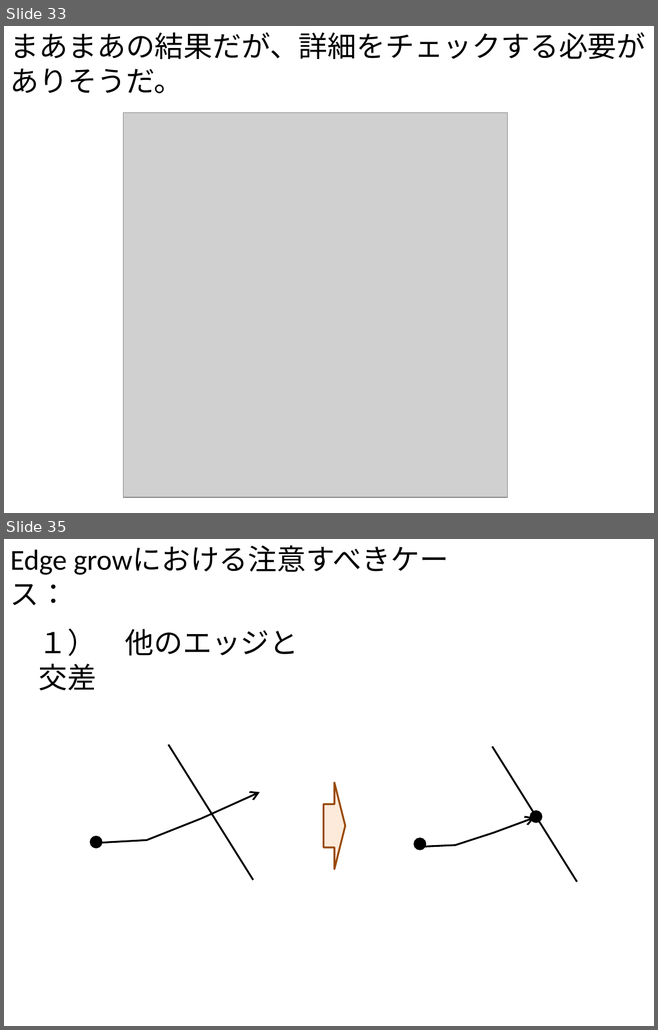
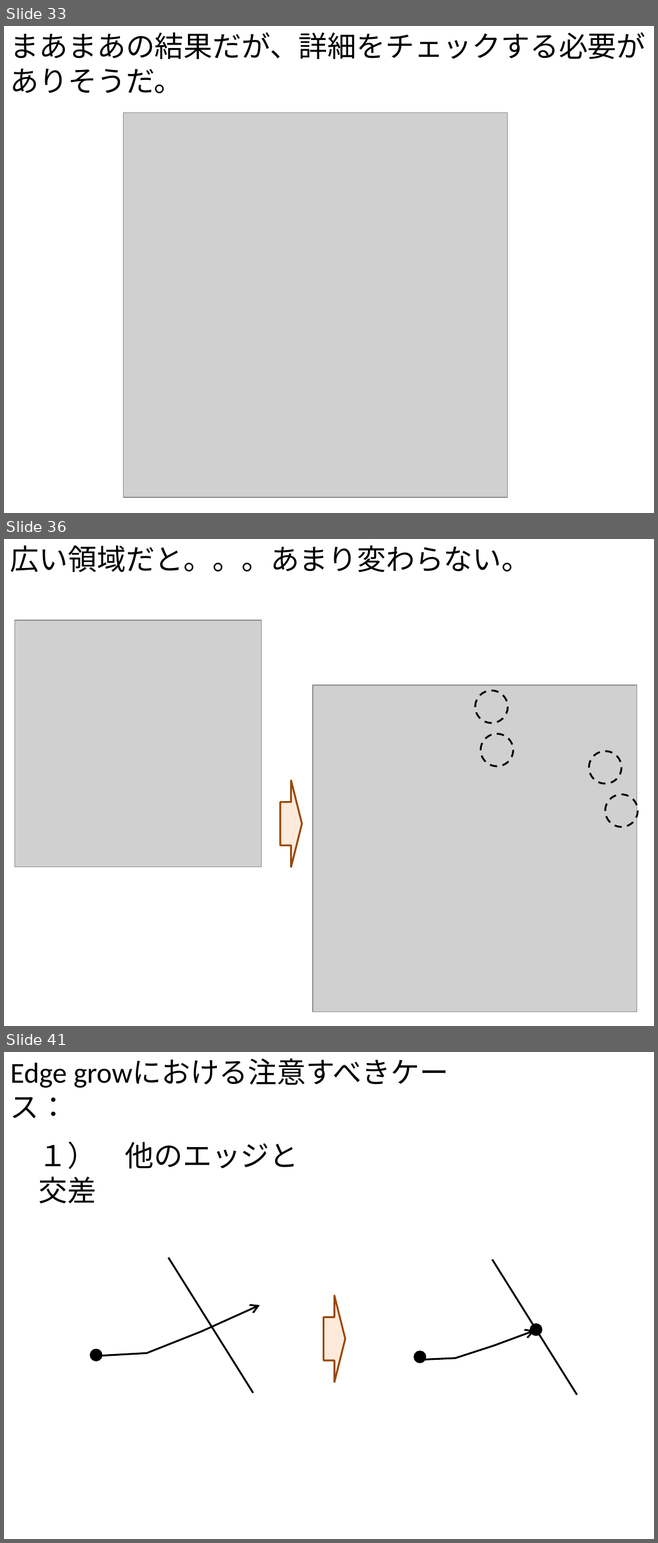
Before and after one commit to gnishida/RoadDesigner, a slide deck: RoadDesigner.pptx. Shown one above the other, each under a label of ours: slides 33 and 35 before the commit, slides 33, 36 and 41 after it; the slides between them are not shown. The pictures are 658x1030 and 658x1543 pixels, drawn with LibreOffice and Linux fonts; fonts in the diff are those of the drawing; grey boxes stand for pictures. Boxes give left, top, right and bottom in pixels: in the first picture for what was removed or moved away, otherwise in the second. Text is boxed around its words. In the diff, an @@ line names an element or a change of style, - is before the commit and + after.

```diff
--- a/RoadDesigner.pptx
+++ b/RoadDesigner.pptx
@@ slide 36 added at (4, 539, 654, 1026), background #FFFFFF @@
@@ text added at (10, 545, 530, 572), 32 pt, text #000000 @@
+広い領域だと。。。あまり変わらない。
@@ picture added at (15, 620, 262, 867) @@
@@ picture added at (313, 685, 637, 1012) @@
@@ ellipse added at (475, 690, 507, 723), outline #000000 2 pt dashed @@
@@ ellipse added at (480, 734, 513, 766), outline #000000 2 pt dashed @@
@@ ellipse added at (589, 751, 621, 784), outline #000000 2 pt dashed @@
@@ right arrow added at (280, 781, 302, 867), fill #FDEADA, outline #984807 2 pt @@
@@ ellipse added at (605, 794, 637, 827), outline #000000 2 pt dashed @@
@@ what was slide 35 is now slide 41 @@
```
Also in this commit, not shown: 1 slide changed, 5 other slides added, 4 other files.
